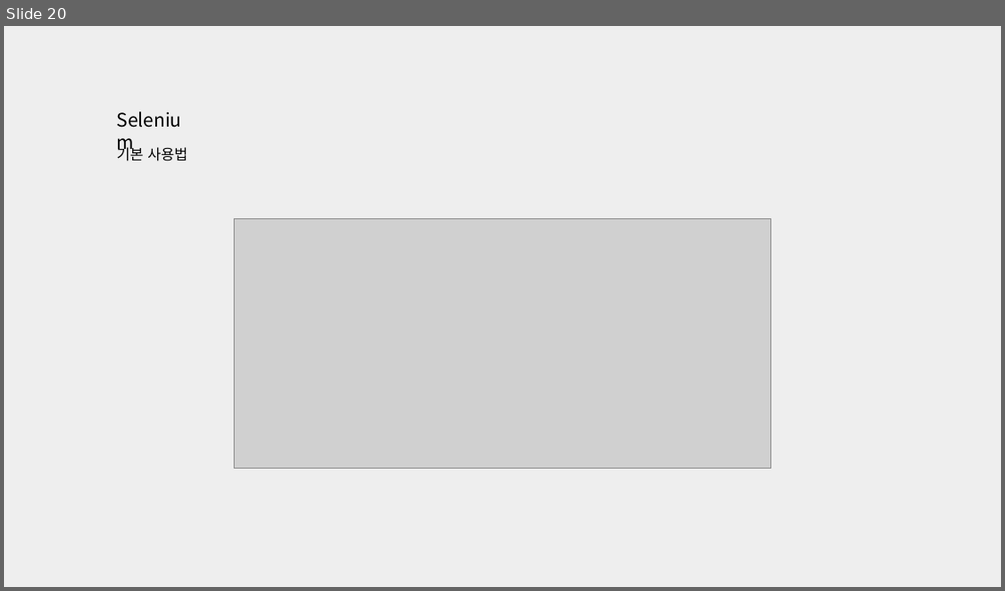
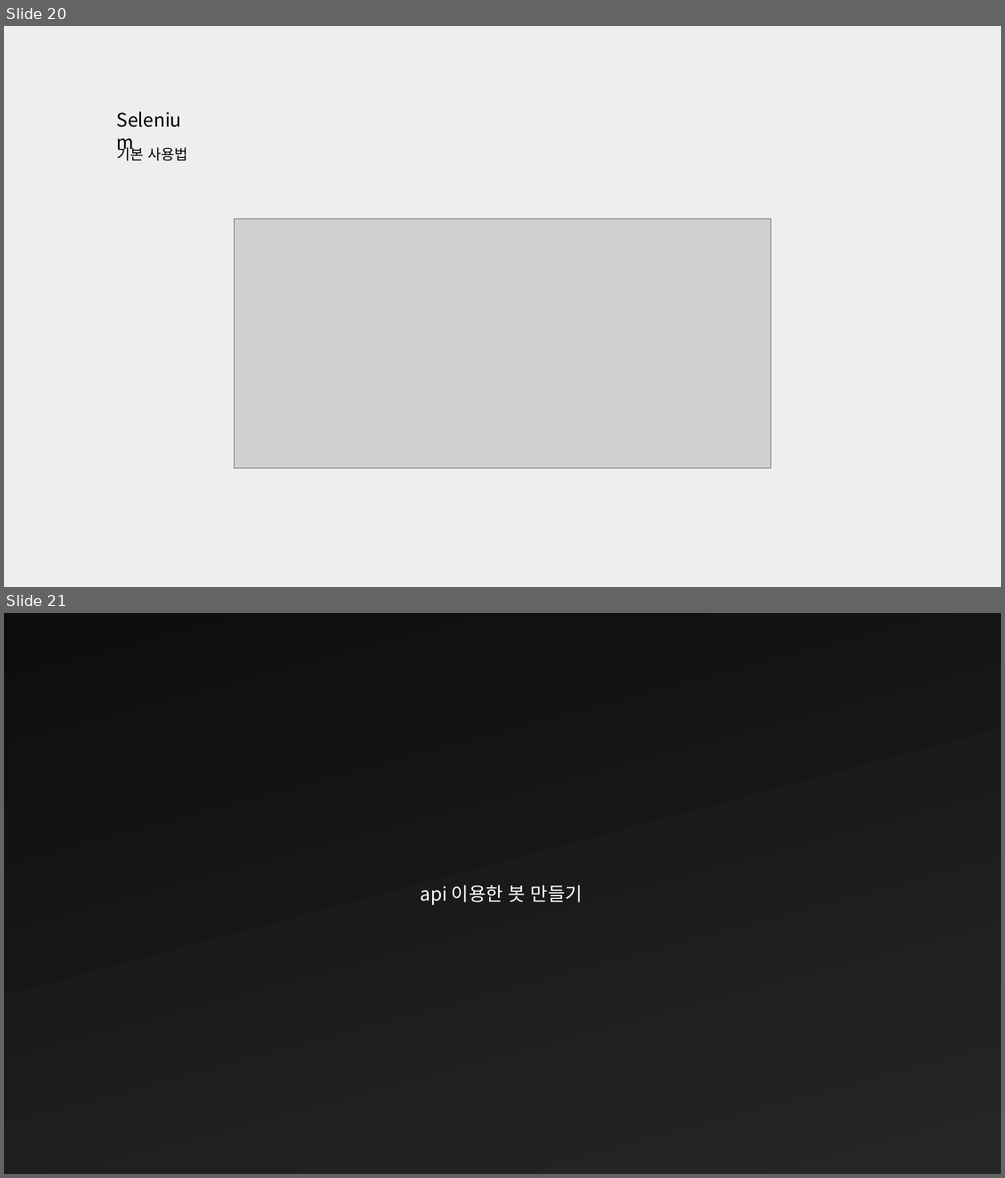
Before and after one commit to rikiisworking/seminar_samples, a slide deck: 파이썬 웹크롤러로 나만의 트위터봇 만들기.pptx. Shown one above the other, each under a label of ours: slide 20 before the commit, slides 20 and 21 after it. The pictures are 1005x591 and 1005x1178 pixels, drawn with LibreOffice and Linux fonts; fonts in the diff are those of the drawing; grey boxes stand for pictures. Boxes give left, top, right and bottom in pixels: in the first picture for what was removed or moved away, otherwise in the second. Text is boxed around its words. In the diff, an @@ line names an element or a change of style, - is before the commit and + after.

```diff
--- a/파이썬 웹크롤러로 나만의 트위터봇 만들기.pptx
+++ b/파이썬 웹크롤러로 나만의 트위터봇 만들기.pptx
@@ slide 21 added at bbox=[4, 613, 1001, 1174], background gradient #0D0D0D to #262626 @@
@@ text added at bbox=[421, 884, 582, 905], 18 pt, text #FFFFFF @@
+api 이용한 봇 만들기
```
Also in this commit, not shown: 1 other slide added, 2 slides removed, 9 other files.
